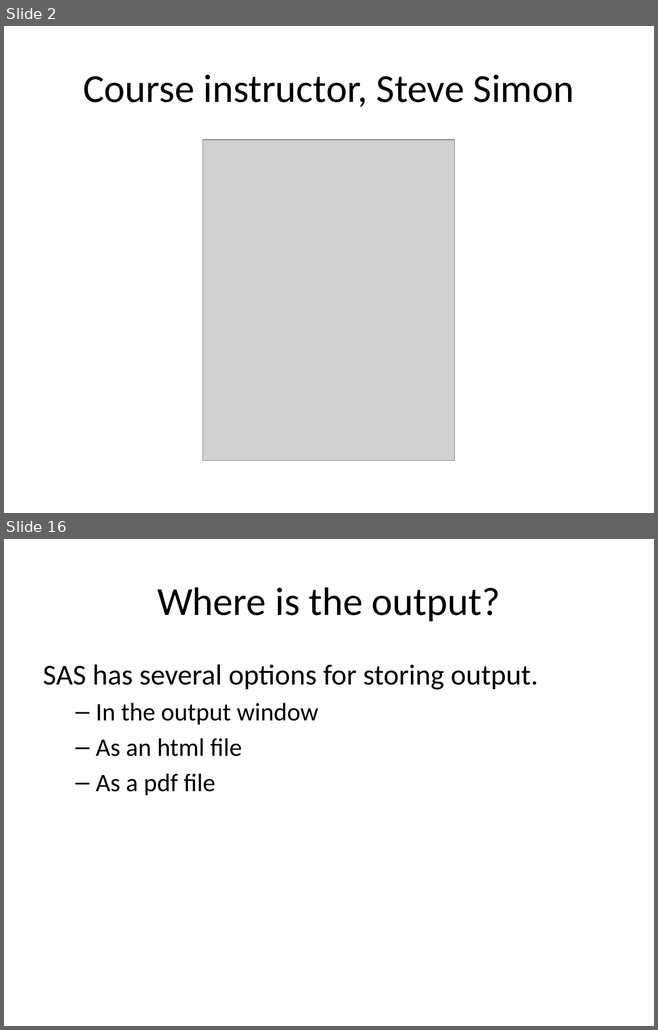
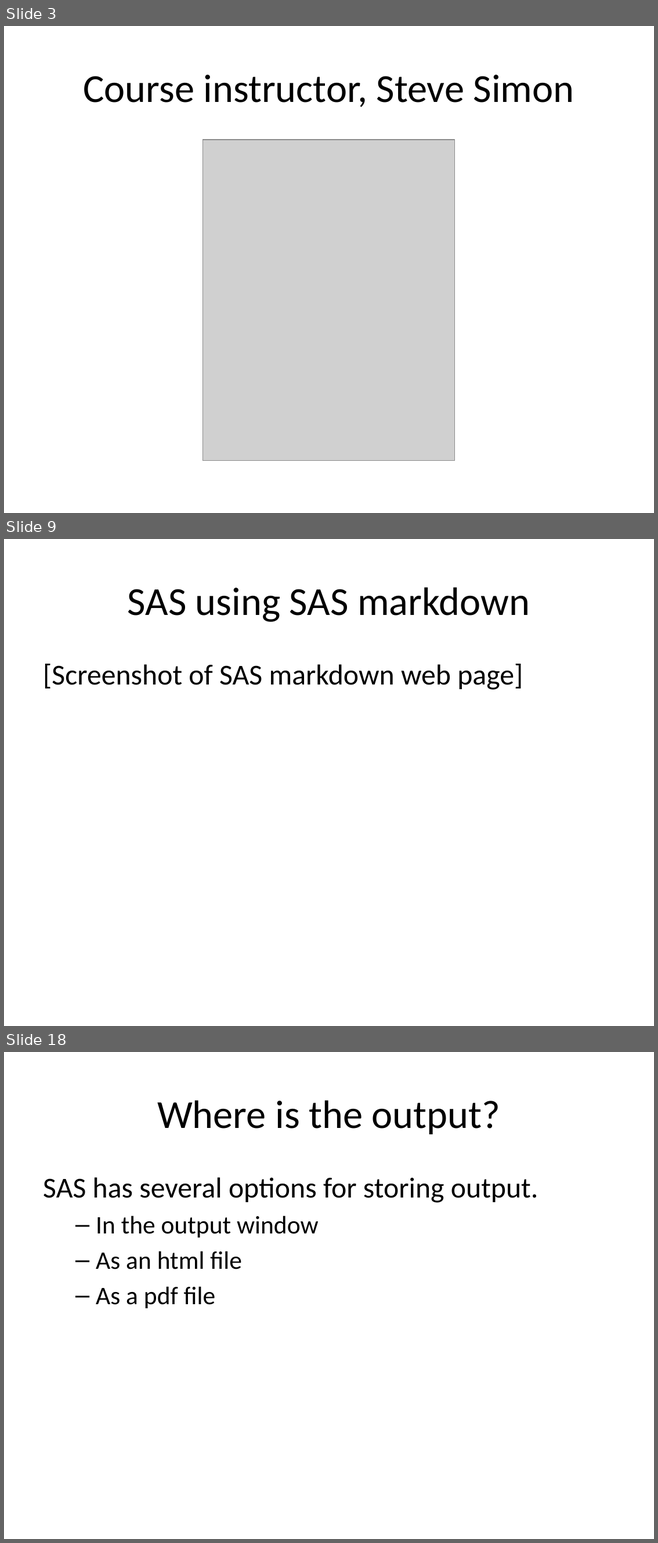
Before and after one commit to pmean/introduction-to-SAS, a slide deck: part0/src/getting-started.pptx. Shown one above the other, each under a label of ours: slides 2 and 16 before the commit, slides 3, 9 and 18 after it; the slides between them are not shown. The pictures are 658x1030 and 658x1543 pixels, drawn with LibreOffice and Linux fonts; fonts in the diff are those of the drawing; grey boxes stand for pictures. Boxes give left, top, right and bottom in pixels: in the first picture for what was removed or moved away, otherwise in the second. Text is boxed around its words. In the diff, an @@ line names an element or a change of style, - is before the commit and + after.

```diff
--- a/part0/src/getting-started.pptx
+++ b/part0/src/getting-started.pptx
@@ slide 9 added at (x1=4, y1=539, x2=654, y2=1026), background #FFFFFF @@
@@ title added at (x1=128, y1=587, x2=529, y2=622), 44 pt, text #000000 @@
+SAS using SAS markdown
@@ text added at (x1=43, y1=664, x2=523, y2=690), 32 pt, text #000000 @@
+[Screenshot of SAS markdown web page]
@@ what was slide 2 is now slide 3 @@
@@ what was slide 16 is now slide 18 @@
```
Also in this commit, not shown: 3 slides changed, 22 other slides added, 16 slides removed, 3 other files.
